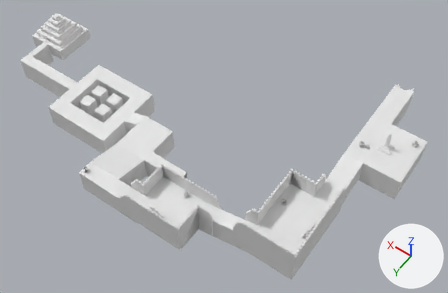
Two versions of the OBJ model models/levels/ancient_desert/level6/level6_visual.obj, one commit apart.
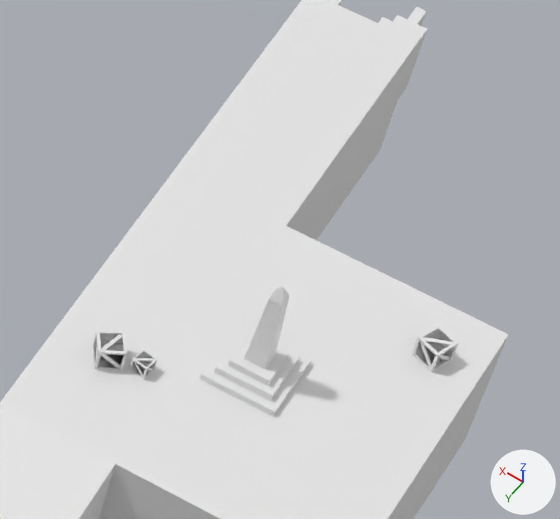
The first picture shows the older version from a 50 mm camera at (24.0, -278.0, 458.0) aimed at (153.0, -457.0, 175.0). The close-ups show both versions on the part from 77% to 97% of the width and 30% to 59% of the height of that picture; other places that the commit changed are outside them. Every picture has the same lights, and +X, +Y and +Z are marked at lower right. Where no turn or scale is listed for an object, it has been applied to the vertices.

Names of what the first close-up shows: 'crate_visual.007', 'crate_visual.008', 'crate_visual.009', 'monument.001', 'path'.
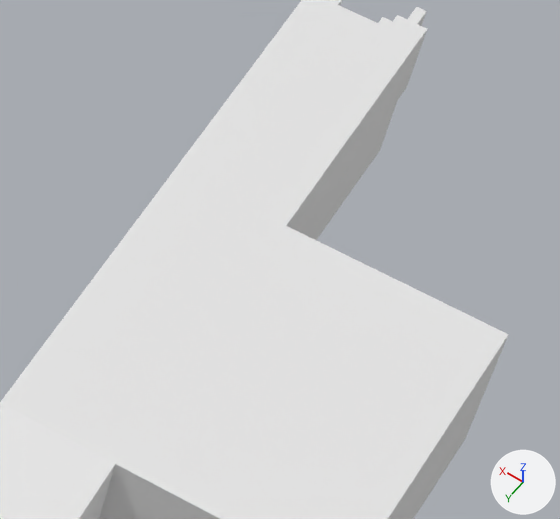
The edits, one by one:
Object 'crate_visual.007' (ob_crate_visual_007) is deleted.
Object 'crate_visual.008' (ob_crate_visual_008) is deleted.
Object 'crate_visual.009' (ob_crate_visual_009) is deleted.
Object 'monument.001' (ob_monument_001) is deleted.

Boxes [x1, y1, x2, y2] around the edits, measured in the close-ups (560 x 519 px):
'monument.001', deleted
    before: [199, 287, 311, 416]
'crate_visual.007', deleted
    before: [412, 325, 458, 372]
'crate_visual.008', deleted
    before: [92, 330, 127, 370]
'crate_visual.009', deleted
    before: [129, 349, 158, 380]
